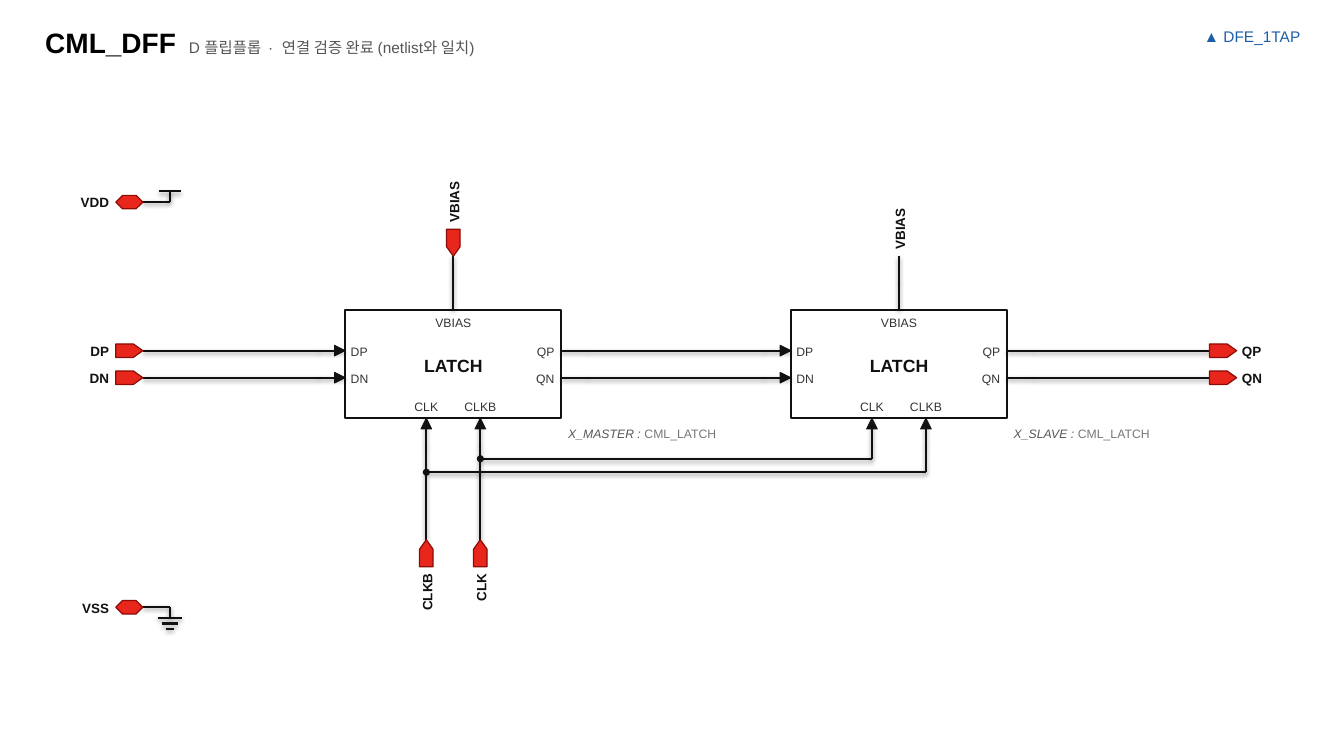
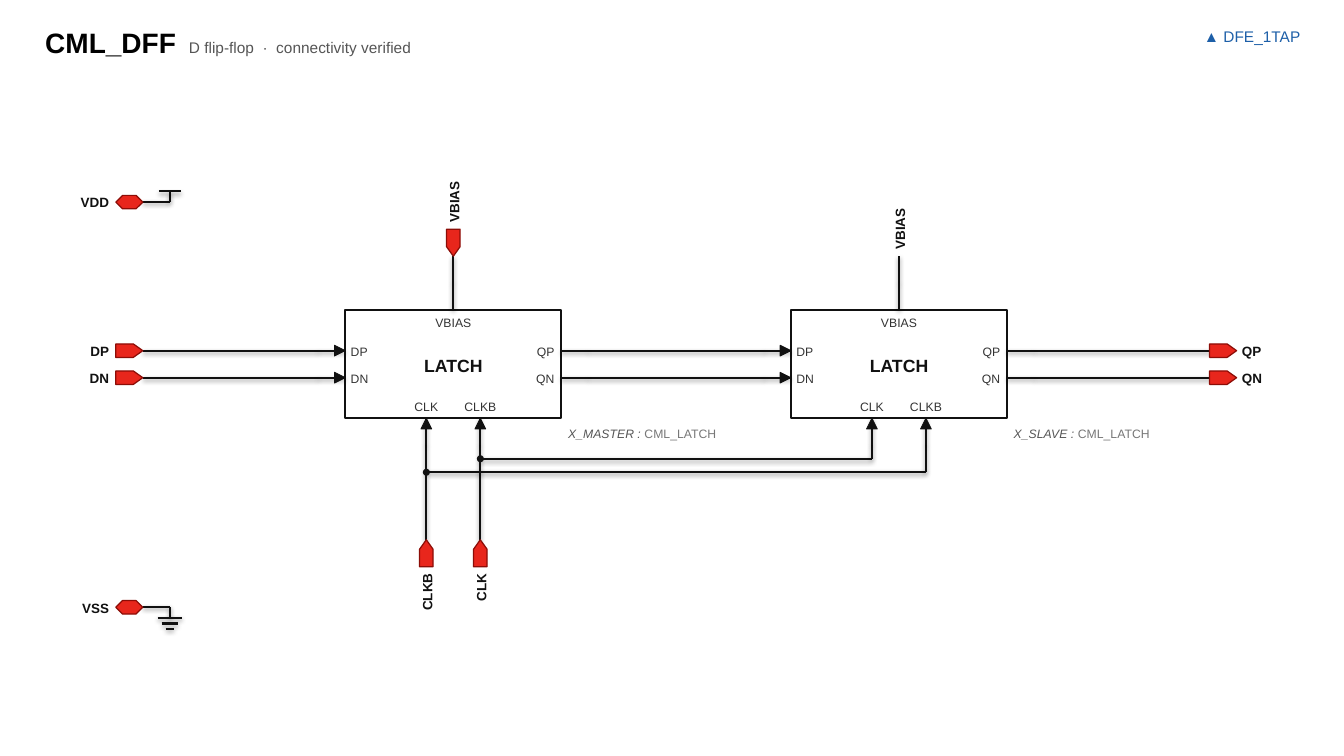
Before and after one commit to jmseo16/etf-dashboard, a slide deck: slide 5 of examples/input_buffer_system_schematic.pptx. Drawn at 1344x756 pixels with LibreOffice and Linux fonts; fonts in the diff are those of the drawing. Boxes give left, top, right and bottom in pixels: in the first picture for what was removed or moved away, otherwise in the second. Text is boxed around its words. In the diff, an @@ line names an element or a change of style, - is before the commit and + after.

```diff
--- a/examples/input_buffer_system_schematic.pptx
+++ b/examples/input_buffer_system_schematic.pptx
@@ text at (45,33,411,57): text changed @@
-CML_DFF D 플립플롭 · 연결 검증 완료 (netlist와 일치)
+CML_DFF D flip-flop · connectivity verified
```
Also in this commit, not shown: 5 other slides changed, 14 other files.
